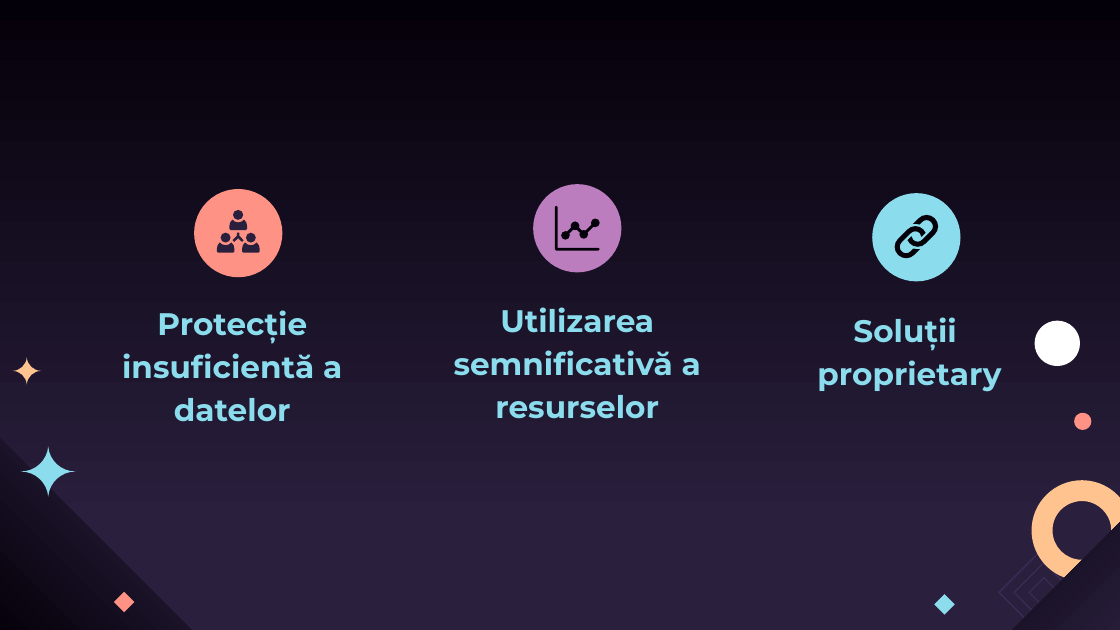
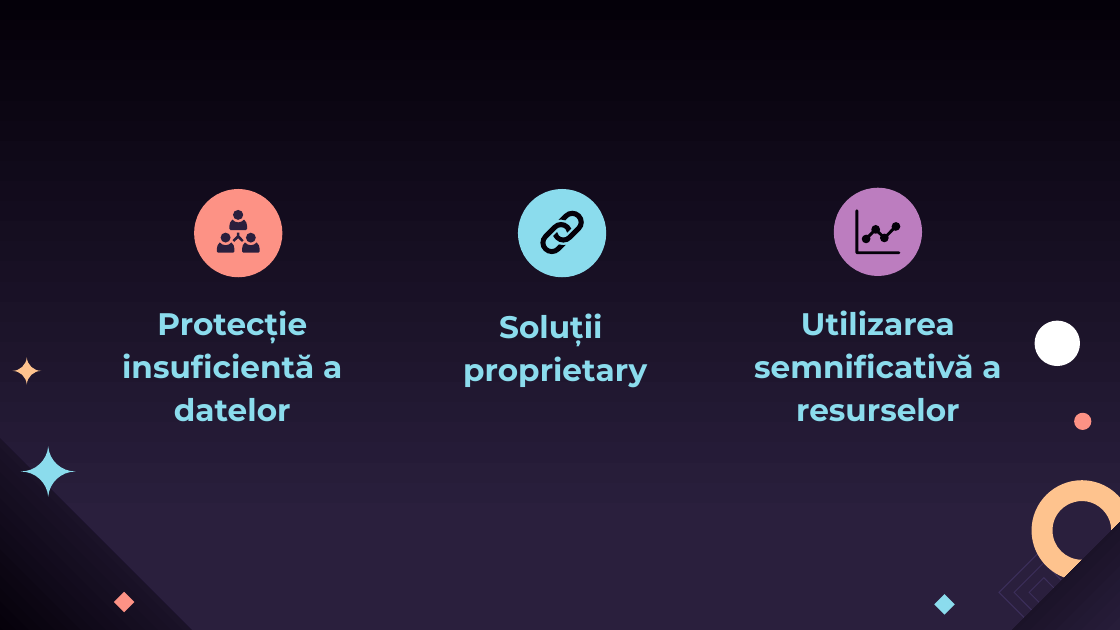
Before and after one commit to liviuq/Licenta, a slide deck: slide 6 of Prezentare_final.pptx. Drawn at 1120x630 pixels with LibreOffice and Linux fonts; fonts in the diff are those of the drawing. Boxes give left, top, right and bottom in pixels: in the first picture for what was removed or moved away, otherwise in the second. Text is boxed around its words. In the diff, an @@ line names an element or a change of style, - is before the commit and + after.

```diff
--- a/Prezentare_final.pptx
+++ b/Prezentare_final.pptx
@@ 2 freeform shapes, 1 text, 1 ellipse: place and size @@
-2 freeform shapes, 1 text, 1 ellipse at <box>817,193,1001,392</box>
+2 freeform shapes, 1 text, 1 ellipse at <box>463,189,647,388</box>
@@ 2 freeform shapes, 1 subtitle, 1 ellipse: place and size @@
-2 freeform shapes, 1 subtitle, 1 ellipse at <box>454,184,701,419</box>
+2 freeform shapes, 1 subtitle, 1 ellipse at <box>754,188,1001,422</box>
```
Also in this commit, not shown: 3 other slides changed, 1 other file.
